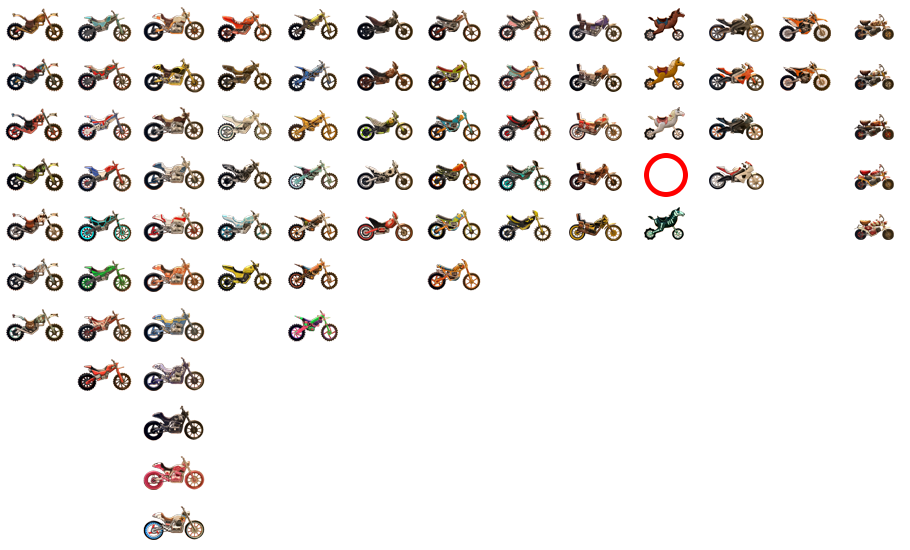
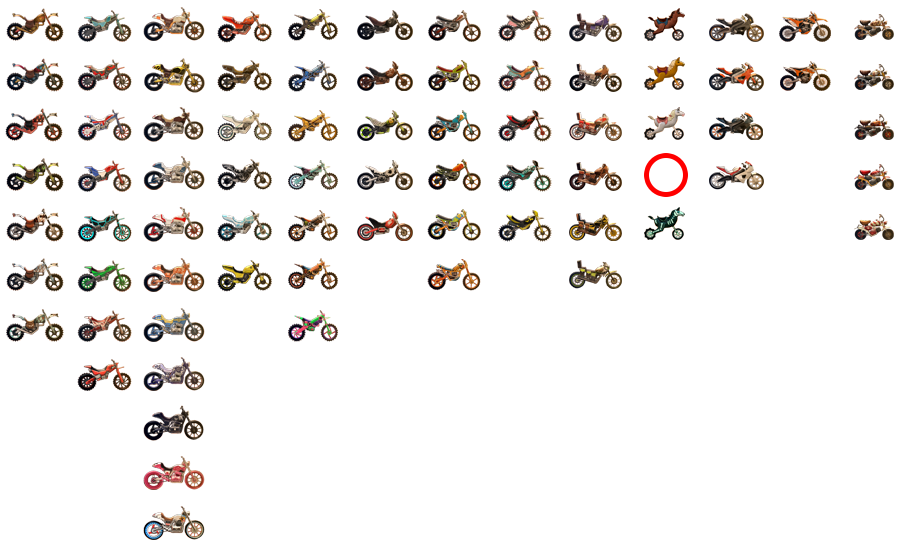
Layer changes from the first w=910, h=550 image to the second:
added layer "cyclops" in group "stallion" over [569, 260, 622, 289]
